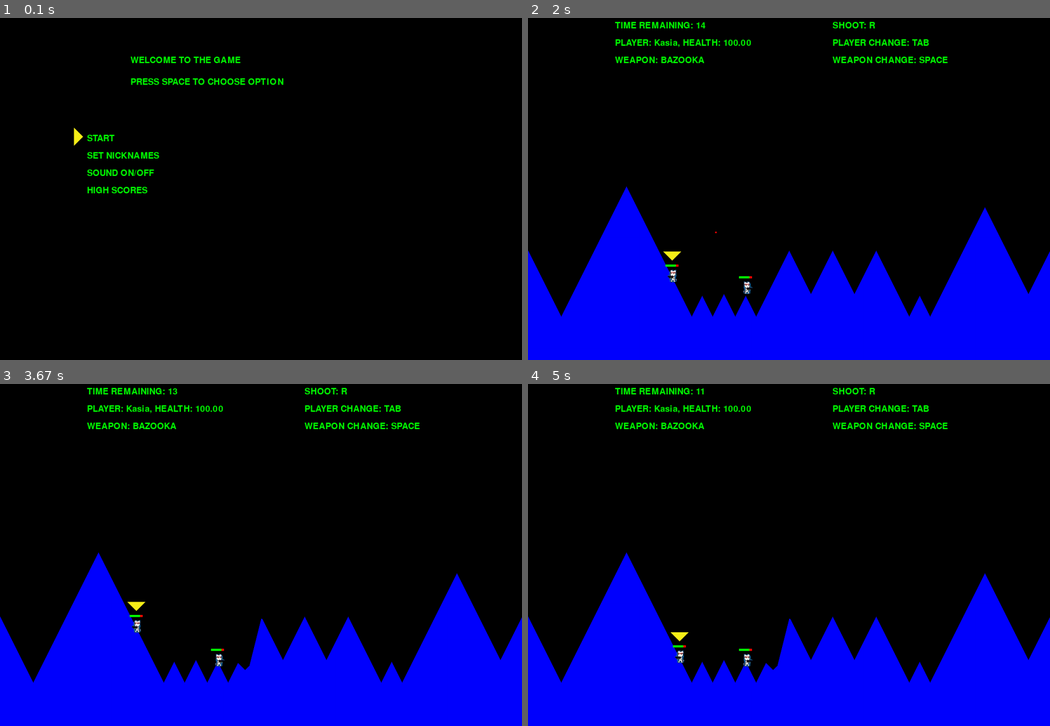
Above: before the commit, frames 1-4 (two rows, left to right).
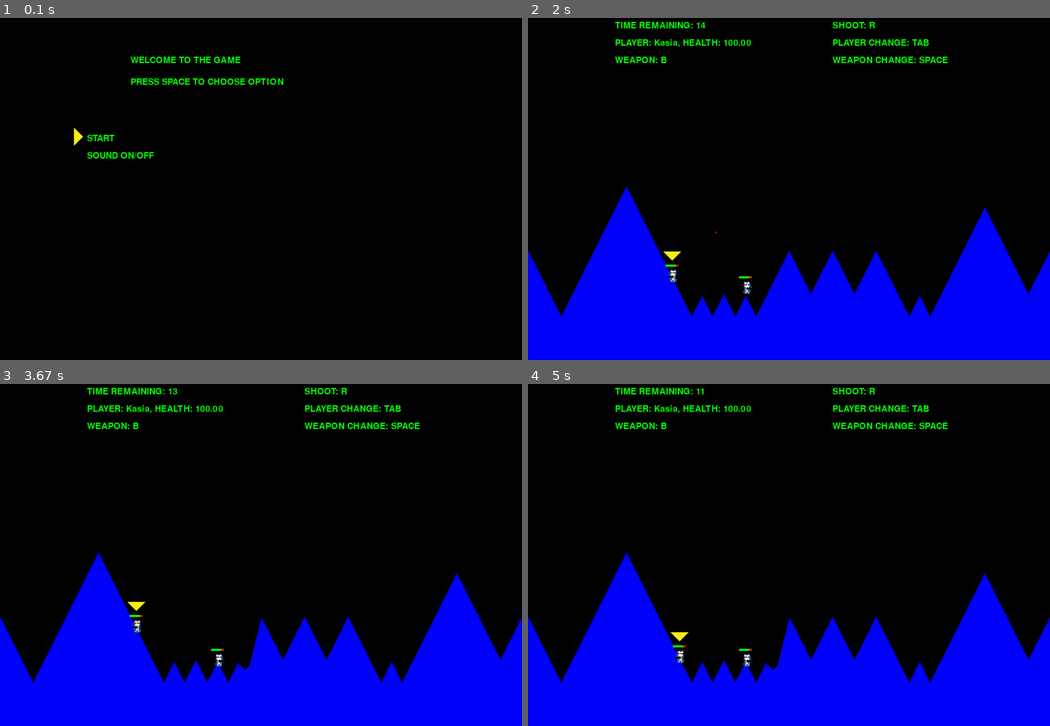
Above: after the commit, the same moments.

Repository: KatKopr/worms_in_pygame
Game: pygame game, started from main.py
Same seed, same stepped clock (60 frames per second), same inputs: the game is played once before the commit and once after it.
Inputs:
- Up to frame 1 (0.1 s): no input
- Up to frame 2 (2 s): tap Space at 0.33, 1.23, 1.53, 1.73 s; hold R 0.67-1.13 s; hold Right 0.67-1.13 s; hold Right 1.17-1.63 s; hold Left from 1.67 s (still down)
- Up to frame 3 (3.67 s): tap Space at 2.03, 2.3, 2.6, 2.73, 3.03, 3.4 s; release Left at 2.2 s; hold Left 2.23-2.63 s; hold Right 2.67-3.3 s; hold Left from 3.33 s (still down)
- Up to frame 4 (5 s): tap Space at 3.7, 3.9, 4.2, 4.4, 4.7, 4.9 s; release Left at 3.8 s; hold Right 3.83-4.3 s; hold Right 4.33-4.8 s; hold Left from 4.83 s (still down)

The runs differ from the first frame. In frame 1, 0.5% of the frame differs, in the area x 16-31%, y 39-52%; in frame 2, less than 0.1%; in frame 3, less than 0.1%; in frame 4, less than 0.1%.

Commit message:
Add files via upload

Diff:
--- a/control.py
+++ b/control.py
@@ -15,14 +15,18 @@
         self.win=window
         self.world=[]
         self.events=[]
-        self.rocket_types=["SHOTGUN","BAZOOKA"]
+        self.rocket_types=["SHOTGUN","B"]
         self.timer=Timer(self)
         self.frame=Frame(self)
         self.alive_worms=[]
         self.game=[]
+        self.music_control=[]
 
     def add_game(self,game):
         self.game=game
+
+    def add_music_control(self, music_control):
+        self.music_control=music_control
 
     def start_world(self,gamers):
         self.world = World(self.win, gamers)
--- a/main.py
+++ b/main.py
@@ -16,13 +16,13 @@
 prev_time = time.time()
 
 control=Control(win)
+music_control=Music_Control()
+control.add_music_control(music_control)
 game=Game(control)
 control.add_game(game)
 gamers=("Kasia", "Piotr")
 high_scores=[]
 start_window=Start_Window(high_scores, win, control)
-music_control=Music_Control()
-start_window.add_music_control(music_control)
 music_control.play()
 
 while start_window.running:
--- a/music_control.py
+++ b/music_control.py
@@ -11,6 +11,8 @@
 
     def play(self):
         pygame.mixer.music.play(loops=-1)
+        self.playing=True
 
     def stop(self):
         pygame.mixer.music.pause()
+        self.playing=False
--- a/start_window.py
+++ b/start_window.py
@@ -16,14 +16,14 @@
         self.window=window
         self.options=[]
         self.options.append(Option("START", 0 , 520))
-        self.options.append(Option("SET NICKNAMES", 1, 480))
-        self.options.append(Option("SOUND ON/OFF", 2, 440))
-        self.options.append(Option("HIGH SCORES", 3, 400))
+        self.options.append(Option("SOUND ON/OFF", 1, 480))
+        #self.options.append(Option("SET NICKNAMES", 2, 440))
+        #self.options.append(Option("HIGH SCORES", 3, 400))
         self.option_no=0
         self.y_start=100
         self.x_start=200
         self.control=control
-        self.music_control=[]
+        self.music_control=self.control.music_control
 
     def run(self, prev_time):
         pygame.time.delay(20)
@@ -77,9 +77,6 @@
         elif a == "HIGH SCORES":
             self.see_high_scores()
 
-    def add_music_control(self, music_control):
-        self.music_control=music_control
-
     def add_gamer(self, gamer):
         self.gamers+=gamer
 
--- a/world.py
+++ b/world.py
@@ -27,7 +27,8 @@
 
     def explode(self, x, y, type):
         self.terrain.explode(x, y, type)
-        self.explosion_sound(type)
+        if self.control.music_control.playing:
+            self.explosion_sound(type)
         for w in self.worms:
             w.explode(x, y, self.terrain, self)
 
--- a/worm.py
+++ b/worm.py
@@ -51,7 +51,8 @@
         for event in events:
             if event.type == pygame.KEYDOWN and event.key == ord("r") and self.can_shoot:
                 self.add_rocket(Rocket(self.x, self.y, self.orientation, self.rocket_type))
-                self.rocket_sound()
+                if self.control.music_control.playing:
+                    self.rocket_sound()
         for r in self.rockets:
             r.process_events(self, time_delta, world, terrain)
 
